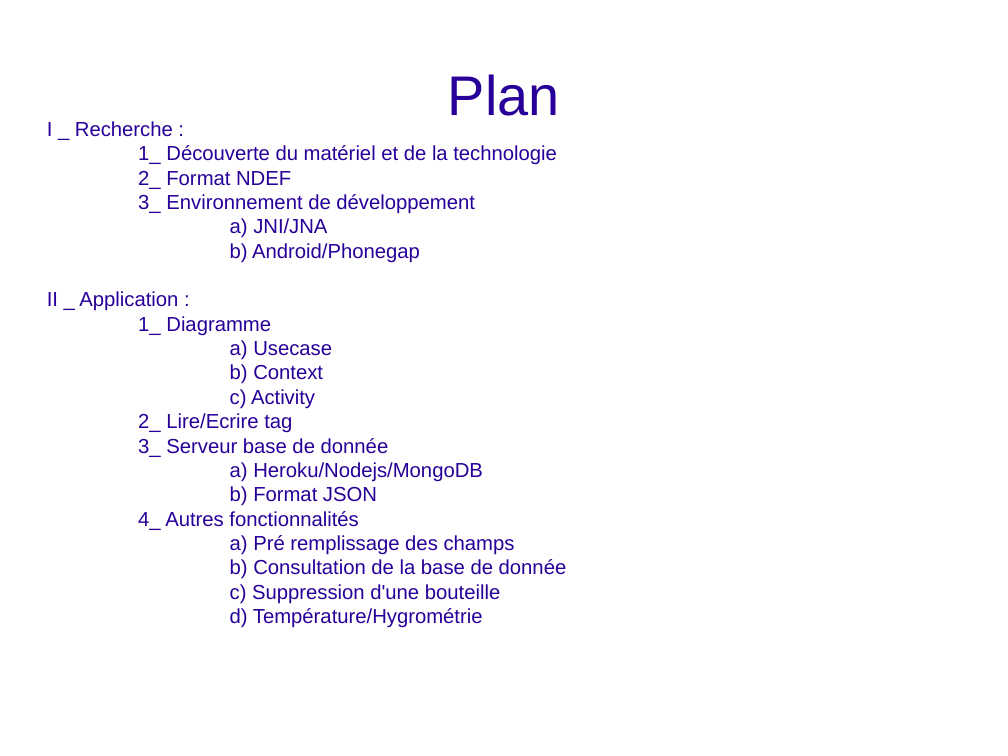
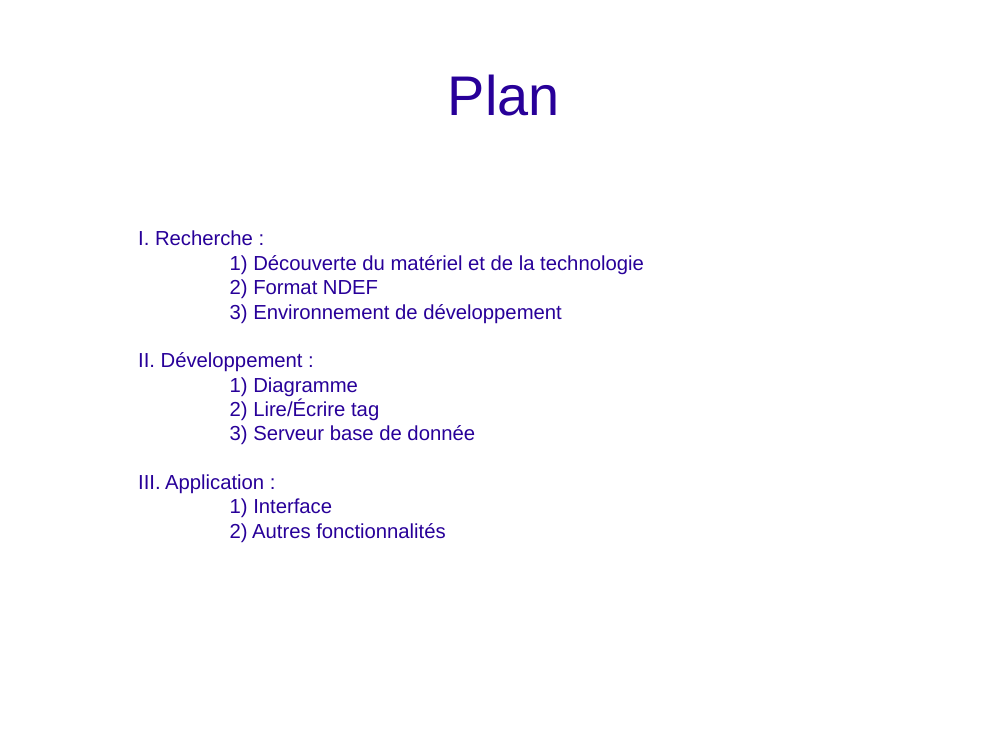
Before and after one commit to bigoud/e-cave, a slide deck: slide 2 of Presentation.odp (slide 1 before the commit). Drawn at 1008x756 pixels with LibreOffice and Linux fonts; fonts in the diff are those of the drawing; background and template pictures are left out. Boxes give left, top, right and bottom in pixels: in the first picture for what was removed or moved away, otherwise in the second. Text is boxed around its words. In the diff, an @@ line names an element or a change of style, - is before the commit and + after.

```diff
--- a/Presentation.odp
+++ b/Presentation.odp
@@ subtitle at (138,230,644,543): text changed @@
-I _ Recherche :
-1_ Découverte du matériel et de la technologie
-2_ Format NDEF
-3_ Environnement de développement
-a) JNI/JNA
-b) Android/Phonegap
-II _ Application :
-1_ Diagramme
-a) Usecase
-b) Context
-c) Activity
-2_ Lire/Ecrire tag
-3_ Serveur base de donnée
-a) Heroku/Nodejs/MongoDB
-b) Format JSON
-4_ Autres fonctionnalités
-a) Pré remplissage des champs
-b) Consultation de la base de donnée
-c) Suppression d'une bouteille
-d) Température/Hygrométrie
+I. Recherche :
+1) Découverte du matériel et de la technologie
+2) Format NDEF
+3) Environnement de développement
+II. Développement :
+1) Diagramme
+2) Lire/Écrire tag
+3) Serveur base de donnée
+III. Application :
+1) Interface
+2) Autres fonctionnalités
```
Also in this commit, not shown: 11 other slides changed, 1 slide added, 1 other file.
